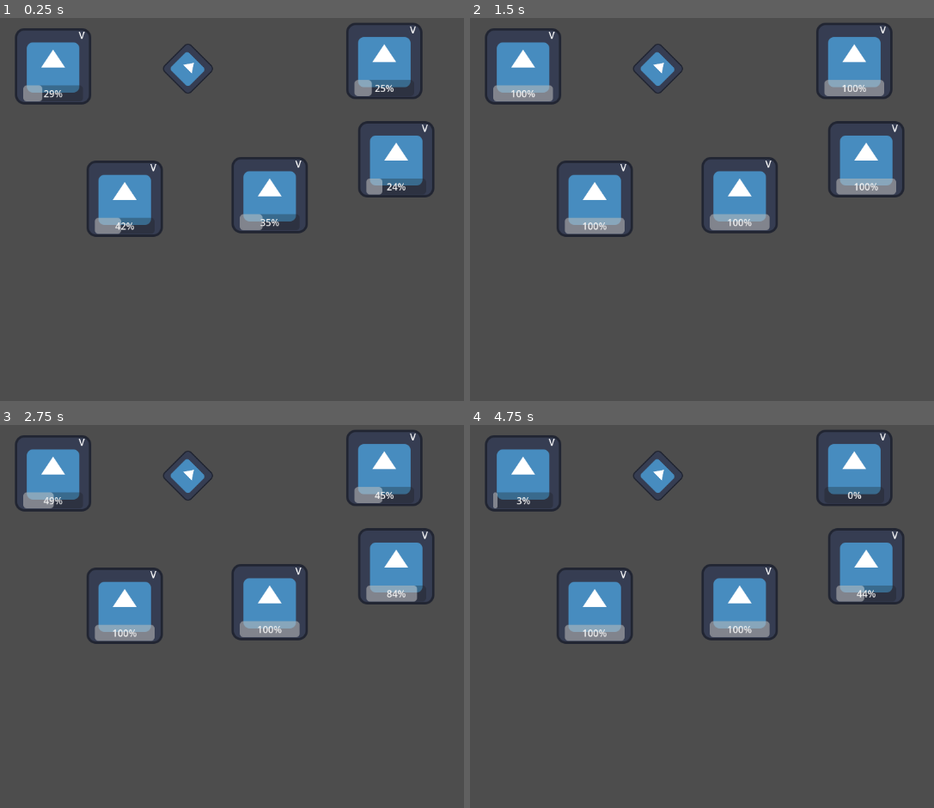
Above: before the commit, frames 1-4 (two rows, left to right).
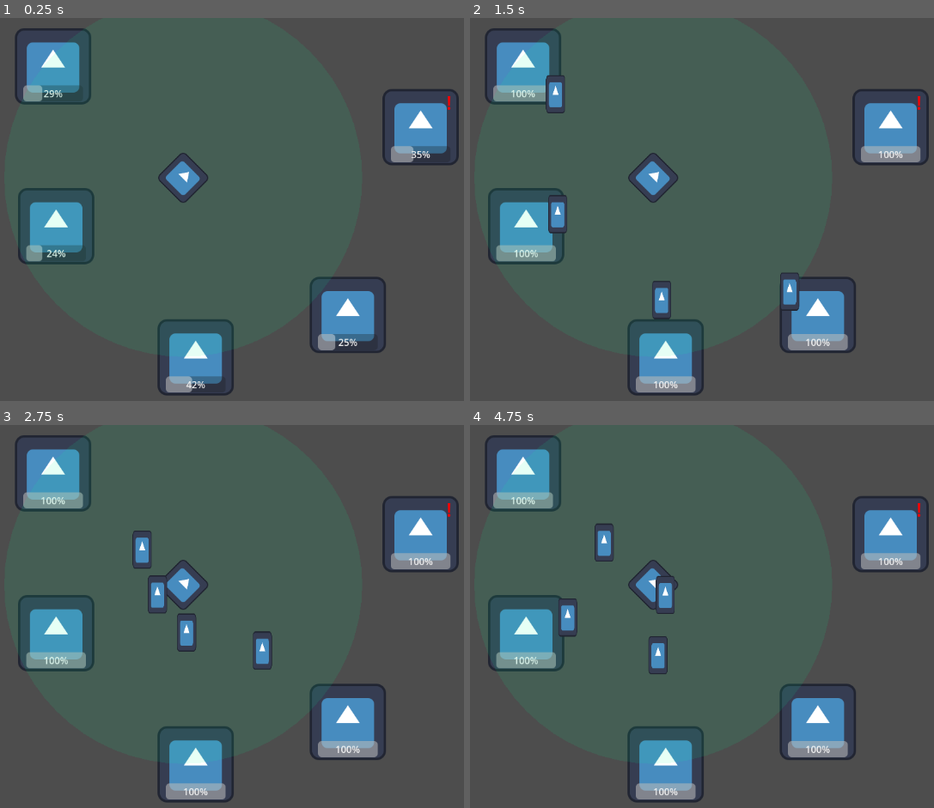
Above: after the commit, the same moments.

Repository: bakkelim/project-postal
Game: Godot game, scene res://scenes/main/main.tscn
Same seed, same stepped clock (60 frames per second), same inputs: the game is played once before the commit and once after it. The engine's default icon, where the game draws it, is replaced by a stand-in: a white triangle on a blue panel in a dark square.
Inputs (mouse positions are in pixels of both pictures, inside the frame that each line leads up to):
- Up to frame 1 (0.25 s): no input
- Up to frame 2 (1.5 s): move the mouse to (outside the picture) at 0.52 s; press the mouse at (outside the picture) at 0.53 s; move the mouse to (674, 228) at 1.27 s; release the mouse at (674, 228) at 1.28 s; click (674, 228) at 1.35 s
- Up to frame 3 (2.75 s): move the mouse to (412, 532) at 2.02 s; press the mouse at (412, 532) at 2.03 s
- Up to frame 4 (4.75 s): move the mouse to (780, 696) at 2.77 s; release the mouse at (780, 696) at 2.78 s; click (780, 696) at 2.85 s; move the mouse to (outside the picture) at 3.52 s; press the mouse at (outside the picture) at 3.53 s; move the mouse to (609, 559) at 4.27 s; release the mouse at (609, 559) at 4.28 s; click (609, 559) at 4.35 s

The runs differ from the first frame. In frame 1, 22% of the frame differs, in the area x 3-99%, y 1-99%; in frame 2, 23%; in frame 3, 23%; in frame 4, 23%.

Commit message:
feat: add mail delivery

Diff:
--- /dev/null
+++ b/scenes/components/animate_between_component/animate_between_component.gd
@@ -0,0 +1,29 @@
+class_name AnimateBetweenComponent
+extends Node
+
+signal animation_finished
+
+@export var sprite: Sprite2D
+@export var speed: float = 100.0
+
+var tween: Tween
+
+
+func start_animation(from: Vector2, to: Vector2) -> void:
+	sprite.global_position = from
+
+	var distance := from.distance_to(to)
+	var animation_time := distance / speed
+
+	tween = create_tween()
+	tween.tween_property(sprite, "global_position", to, animation_time)
+	tween.tween_callback(_on_animation_finished)
+
+
+func cancel_animation():
+	if tween and tween.is_running():
+		tween.stop()
+
+
+func _on_animation_finished() -> void:
+	animation_finished.emit()
--- /dev/null
+++ b/scenes/components/animate_between_component/animate_between_component.tscn
@@ -0,0 +1,6 @@
+[gd_scene load_steps=2 format=3 uid="uid://b3s0o442pwwat"]
+
+[ext_resource type="Script" path="res://scenes/components/animate_between_component/animate_between_component.gd" id="1_0qd4l"]
+
+[node name="AnimateBetweenComponent" type="Node"]
+script = ExtResource("1_0qd4l")
--- a/scenes/components/mailbox_collection_component/mailbox_collection_component.gd
+++ b/scenes/components/mailbox_collection_component/mailbox_collection_component.gd
@@ -1,7 +1,16 @@
-class_name MailCollectionComponent
+class_name MailboxCollectionComponent
 extends Node
 
+signal connected
+signal disconnected
+
 var _collection: Array[Mailbox] = []
+
+
+func get_mailbox() -> Mailbox:
+	if _collection.size() <= 0:
+		return
+	return _collection[0]
 
 
 func count() -> int:
@@ -11,8 +20,15 @@
 func add(mailbox: Mailbox) -> void:
 	if _collection.has(mailbox):
 		return
+
 	_collection.push_back(mailbox)
+
+	if _collection.size() == 1:
+		connected.emit()
 
 
 func remove(mailbox: Mailbox) -> void:
 	_collection.erase(mailbox)
+
+	if _collection.size() <= 0:
+		disconnected.emit()
--- a/scenes/components/place_component/place_component.gd
+++ b/scenes/components/pick_up-component/pick_up_component.gd
@@ -1,13 +1,16 @@
-class_name PlaceComponent
+class_name PickUpComponent
 extends Node
+
+signal grabbed
+signal placed
 
 @export var sprite: Sprite2D
 
-var is_dragging: bool
+var is_grabbed: bool
 
 
 func _physics_process(_delta: float) -> void:
-	if not is_dragging:
+	if not is_grabbed:
 		return
 	sprite.owner.global_position = sprite.get_global_mouse_position()
 
@@ -15,9 +18,11 @@
 func _unhandled_input(event: InputEvent) -> void:
 	if not event.is_action_pressed("mouse_left"):
 		return
-	if is_dragging:
-		is_dragging = false
+	if is_grabbed:
+		is_grabbed = false
+		placed.emit()
 	elif sprite.get_rect().has_point(sprite.to_local(event.position)):
-		is_dragging = true
+		is_grabbed = true
+		grabbed.emit()
 
 	get_viewport().set_input_as_handled()
--- /dev/null
+++ b/scenes/components/pick_up-component/pick_up_component.tscn
@@ -0,0 +1,6 @@
+[gd_scene load_steps=2 format=3 uid="uid://cpd33tr66gs70"]
+
+[ext_resource type="Script" path="res://scenes/components/pick_up-component/pick_up_component.gd" id="1_l1m2c"]
+
+[node name="PickUpComponent" type="Node"]
+script = ExtResource("1_l1m2c")
--- a/scenes/components/place_component/place_component.tscn
+++ /dev/null
@@ -1,6 +0,0 @@
-[gd_scene load_steps=2 format=3 uid="uid://cpd33tr66gs70"]
-
-[ext_resource type="Script" path="res://scenes/components/place_component/place_component.gd" id="1_l1m2c"]
-
-[node name="PlaceComponent" type="Node"]
-script = ExtResource("1_l1m2c")
--- a/scenes/components/send_mail_component/send_mail_component.gd
+++ /dev/null
@@ -1,36 +0,0 @@
-class_name SendMailComponent
-extends Node
-
-signal mail_sent
-
-@export var time_to_mail_box: float = 1.0
-
-@onready var send_mail_timer: Timer = $SendMailTimer
-
-
-func _ready() -> void:
-	send_mail_timer.timeout.connect(_on_timeout)
-	send_mail_timer.one_shot = true
-	#progress_bar.value = 0
-
-
-#func _physics_process(_delta: float) -> void:
-#if produce_timer.is_stopped():
-#return
-#progress_bar.value = produce_timer.wait_time - produce_timer.time_left
-
-
-func send_mail() -> void:
-	if not send_mail_timer.is_stopped():
-		return
-
-	#progress_bar.max_value = wait_time
-	#progress_bar.value = 0
-
-	send_mail_timer.wait_time = time_to_mail_box
-	send_mail_timer.start()
-
-
-func _on_timeout() -> void:
-	#progress_bar.value = 100
-	mail_sent.emit()
--- a/scenes/components/send_mail_component/send_mail_component.tscn
+++ /dev/null
@@ -1,8 +0,0 @@
-[gd_scene load_steps=2 format=3 uid="uid://bfp82l6x3verq"]
-
-[ext_resource type="Script" path="res://scenes/components/send_mail_component/send_mail_component.gd" id="1_laax5"]
-
-[node name="SendMailComponent" type="Node"]
-script = ExtResource("1_laax5")
-
-[node name="SendMailTimer" type="Timer" parent="."]
--- a/scenes/main/main.tscn
+++ b/scenes/main/main.tscn
@@ -9,16 +9,16 @@
 position = Vector2(89, 81)
 
 [node name="House2" parent="." instance=ExtResource("1_8nb7i")]
-position = Vector2(664, 237)
+position = Vector2(94, 349)
 
 [node name="House3" parent="." instance=ExtResource("1_8nb7i")]
-position = Vector2(209, 303)
+position = Vector2(328, 569)
 
 [node name="House4" parent="." instance=ExtResource("1_8nb7i")]
-position = Vector2(644, 72)
+position = Vector2(583, 498)
 
 [node name="House5" parent="." instance=ExtResource("1_8nb7i")]
-position = Vector2(452, 297)
+position = Vector2(705, 183)
 
 [node name="MailBox" parent="." instance=ExtResource("2_jwe8o")]
-position = Vector2(315, 85)
+position = Vector2(307, 268)
--- a/scenes/objects/house/house.gd
+++ b/scenes/objects/house/house.gd
@@ -1,50 +1,91 @@
 class_name House
 extends StaticBody2D
 
-var connected_to_mailbox: bool
+enum States { IDLE, PRODUCING, WAITING, DELIVERING, DELIVERED, RETURNING }
+
+var state: States = States.IDLE:
+	set = _set_state
+var has_mailbox: bool
+var has_mail: bool
 
 @onready var produce_mail_component: ProduceMailComponent = $ProduceMailComponent
-@onready var send_mail_component: SendMailComponent = $SendMailComponent
-@onready var mailbox_collection_component: MailCollectionComponent = $MailboxCollectionComponent
+@onready var mailbox_collection_component: MailboxCollectionComponent = $MailboxCollectionComponent
 @onready var connected_label: Label = $ConnectedLabel
+@onready var animate_between_component: AnimateBetweenComponent = $AnimateBetweenComponent
+@onready var resident_sprite: Sprite2D = $ResidentSprite
 
 
 func _ready() -> void:
-	send_mail_component.mail_sent.connect(_on_mail_sent)
+	mailbox_collection_component.connected.connect(_on_mailbox_connected)
+	mailbox_collection_component.disconnected.connect(_on_mailbox_disconnected)
 	produce_mail_component.mail_produced.connect(_on_mail_produced)
-	produce_mail_component.produce_mail()
+	state = States.PRODUCING
+	resident_sprite.visible = false
 
 
 func register_mailbox(mailbox: Mailbox) -> void:
 	mailbox_collection_component.add(mailbox)
-	_set_connected_to_mailbox()
-	_set_connected_label()
 
 
 func unregister_mailbox(mailbox: Mailbox) -> void:
 	mailbox_collection_component.remove(mailbox)
-	_set_connected_to_mailbox()
-	_set_connected_label()
 
 
-func _set_connected_to_mailbox() -> void:
-	connected_to_mailbox = mailbox_collection_component.count()
+func _set_state(new_state: int) -> void:
+	var previous_state := state
+	state = new_state
 
+	if previous_state == States.PRODUCING:
+		has_mail = true
+	if previous_state == States.DELIVERING:
+		animate_between_component.animation_finished.disconnect(_on_delivered)
+		animate_between_component.cancel_animation()
+	if previous_state == States.RETURNING:
+		animate_between_component.animation_finished.disconnect(_on_returned)
+		resident_sprite.visible = false
 
-func _set_connected_label() -> void:
-	if connected_to_mailbox:
-		connected_label.text = "V"
-	else:
-		connected_label.text = "X"
+	if state == States.PRODUCING:
+		produce_mail_component.produce_mail()
+	if state == States.WAITING:
+		if has_mailbox:
+			state = States.DELIVERING
+	if state == States.DELIVERING:
+		animate_between_component.animation_finished.connect(_on_delivered)
+		resident_sprite.visible = true
+		var mailbox = mailbox_collection_component.get_mailbox()
+		animate_between_component.start_animation(global_position, mailbox.global_position)
+	if state == States.DELIVERED:
+		has_mail = false
+		state = States.RETURNING
+	if state == States.RETURNING:
+		animate_between_component.animation_finished.connect(_on_returned)
+		animate_between_component.start_animation(resident_sprite.global_position, global_position)
 
 
 func _on_mail_produced() -> void:
-	print("mail_produced")
-	if not connected_to_mailbox:
-		return
-	send_mail_component.send_mail()
+	state = States.WAITING
 
 
-func _on_mail_sent() -> void:
-	print("mail_sent")
-	produce_mail_component.produce_mail()
+func _on_delivered() -> void:
+	state = States.DELIVERED
+
+
+func _on_returned() -> void:
+	if has_mail:
+		state = States.WAITING
+	else:
+		state = States.PRODUCING
+
+
+func _on_mailbox_connected() -> void:
+	has_mailbox = true
+	connected_label.visible = false
+	if state == States.WAITING:
+		state = States.DELIVERING
+
+
+func _on_mailbox_disconnected() -> void:
+	has_mailbox = false
+	connected_label.visible = true
+	if state == States.DELIVERING:
+		state = States.RETURNING
--- a/scenes/objects/house/house.tscn
+++ b/scenes/objects/house/house.tscn
@@ -3,7 +3,7 @@
 [ext_resource type="Script" path="res://scenes/objects/house/house.gd" id="1_w4lp1"]
 [ext_resource type="PackedScene" uid="uid://cwaimk52pikyg" path="res://scenes/components/produce_mail_component/produce_mail_component.tscn" id="2_f8yqq"]
 [ext_resource type="Texture2D" uid="uid://bwtm34vltctw" path="res://icon.svg" id="2_f50h4"]
-[ext_resource type="PackedScene" uid="uid://bfp82l6x3verq" path="res://scenes/components/send_mail_component/send_mail_component.tscn" id="3_jvuy5"]
+[ext_resource type="PackedScene" uid="uid://b3s0o442pwwat" path="res://scenes/components/animate_between_component/animate_between_component.tscn" id="4_6owv8"]
 [ext_resource type="PackedScene" uid="uid://cijss2taso5eg" path="res://scenes/components/mailbox_collection_component/mailbox_collection_component.tscn" id="4_vp22r"]
 
 [sub_resource type="RectangleShape2D" id="RectangleShape2D_yoy84"]
@@ -17,15 +17,31 @@
 [node name="ProduceMailComponent" parent="." node_paths=PackedStringArray("progress_bar") instance=ExtResource("2_f8yqq")]
 progress_bar = NodePath("../ProduceMailProgressBar")
 
-[node name="SendMailComponent" parent="." instance=ExtResource("3_jvuy5")]
+[node name="MailboxCollectionComponent" parent="." instance=ExtResource("4_vp22r")]
 
-[node name="MailboxCollectionComponent" parent="." instance=ExtResource("4_vp22r")]
+[node name="AnimateBetweenComponent" parent="." node_paths=PackedStringArray("sprite") instance=ExtResource("4_6owv8")]
+sprite = NodePath("../ResidentSprite")
+
+[node name="CollisionShape2D" type="CollisionShape2D" parent="."]
+shape = SubResource("RectangleShape2D_yoy84")
 
 [node name="Sprite2D" type="Sprite2D" parent="."]
 texture = ExtResource("2_f50h4")
 
-[node name="CollisionShape2D" type="CollisionShape2D" parent="."]
-shape = SubResource("RectangleShape2D_yoy84")
+[node name="ResidentSprite" type="Sprite2D" parent="."]
+z_index = 1
+scale = Vector2(0.25, 0.5)
+texture = ExtResource("2_f50h4")
+
+[node name="ConnectedLabel" type="Label" parent="."]
+offset_left = 43.0
+offset_top = -64.0
+offset_right = 83.0
+offset_bottom = -41.0
+size_flags_horizontal = 4
+theme_override_colors/font_color = Color(1, 0, 0, 1)
+theme_override_font_sizes/font_size = 32
+text = "!"
 
 [node name="ProduceMailProgressBar" type="ProgressBar" parent="."]
 custom_minimum_size = Vector2(100, 10)
@@ -34,11 +50,3 @@
 offset_right = 50.0
 offset_bottom = 59.0
 value = 50.0
-
-[node name="ConnectedLabel" type="Label" parent="."]
-offset_left = 43.0
-offset_top = -64.0
-offset_right = 83.0
-offset_bottom = -41.0
-size_flags_horizontal = 4
-text = "X"
--- a/scenes/objects/mailbox/mailbox.gd
+++ b/scenes/objects/mailbox/mailbox.gd
@@ -1,17 +1,30 @@
 class_name Mailbox
 extends StaticBody2D
 
+@export var coverage_radius: float = 600.0
+
 @onready var coverage_area_component: InteractionComponent = $CoverageAreaComponent
 @onready var house_collection_component: HouseCollectionComponent = $HouseCollectionComponent
+@onready var pick_up_component: PickUpComponent = $PickUpComponent
 
 
 func _ready() -> void:
 	coverage_area_component.body_entered.connect(_on_body_entered)
 	coverage_area_component.body_exited.connect(_on_body_exited)
+	pick_up_component.grabbed.connect(_on_grabbed)
+	pick_up_component.placed.connect(_on_placed)
 
 
-#func _draw() -> void:
-#draw_circle(Vector2(0, 0), radius, Color(0, 0.980392, 0.603922, .1))
+func _draw() -> void:
+	draw_circle(Vector2(0, 0), coverage_radius, Color(0, 0.980392, 0.603922, .1))
+
+
+func _on_grabbed() -> void:
+	coverage_area_component.monitoring = false
+
+
+func _on_placed() -> void:
+	coverage_area_component.monitoring = true
 
 
 func _on_body_entered(body: Node2D) -> void:
--- a/scenes/objects/mailbox/mailbox.tscn
+++ b/scenes/objects/mailbox/mailbox.tscn
@@ -3,7 +3,7 @@
 [ext_resource type="Texture2D" uid="uid://bwtm34vltctw" path="res://icon.svg" id="1_dxgdc"]
 [ext_resource type="Script" path="res://scenes/objects/mailbox/mailbox.gd" id="1_yr54c"]
 [ext_resource type="PackedScene" uid="uid://dhgq1vmc7nila" path="res://scenes/components/interaction_component/interaction_component.tscn" id="2_85rj6"]
-[ext_resource type="PackedScene" uid="uid://cpd33tr66gs70" path="res://scenes/components/place_component/place_component.tscn" id="2_fr46o"]
+[ext_resource type="PackedScene" uid="uid://cpd33tr66gs70" path="res://scenes/components/pick_up-component/pick_up_component.tscn" id="2_fr46o"]
 [ext_resource type="PackedScene" uid="uid://cfggfmh5qixij" path="res://scenes/components/house_collection_component/house_collection_component.tscn" id="3_8awm2"]
 
 [sub_resource type="CircleShape2D" id="CircleShape2D_ok77w"]
@@ -17,10 +17,9 @@
 scale = Vector2(0.5, 0.5)
 collision_layer = 4
 collision_mask = 0
-input_pickable = true
 script = ExtResource("1_yr54c")
 
-[node name="PlaceComponent" parent="." node_paths=PackedStringArray("sprite") instance=ExtResource("2_fr46o")]
+[node name="PickUpComponent" parent="." node_paths=PackedStringArray("sprite") instance=ExtResource("2_fr46o")]
 sprite = NodePath("../Sprite2D")
 
 [node name="HouseCollectionComponent" parent="." instance=ExtResource("3_8awm2")]
